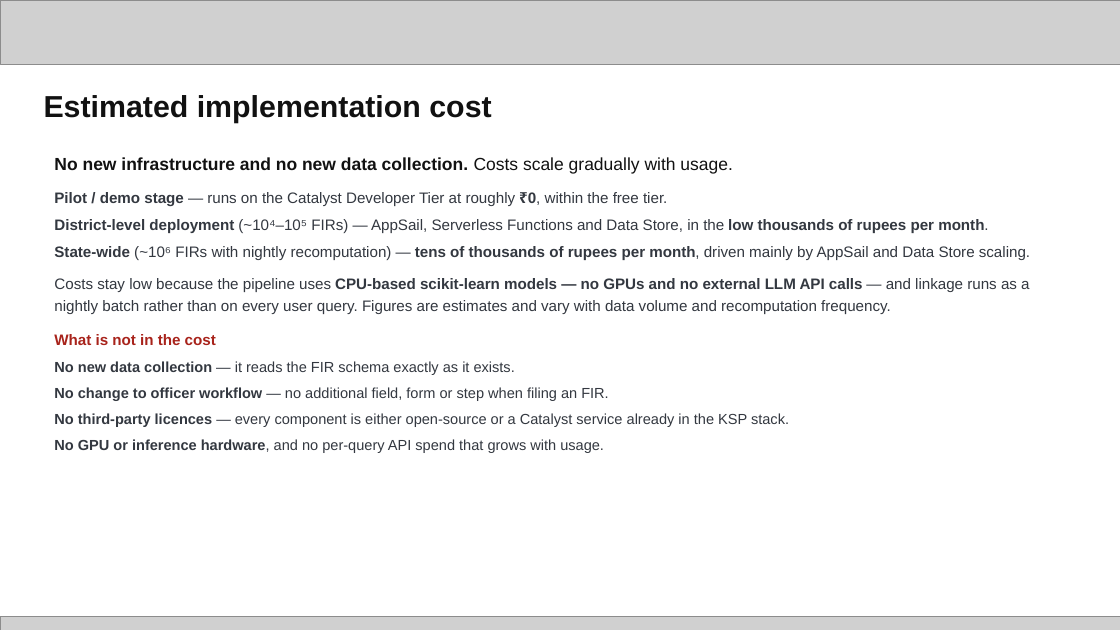
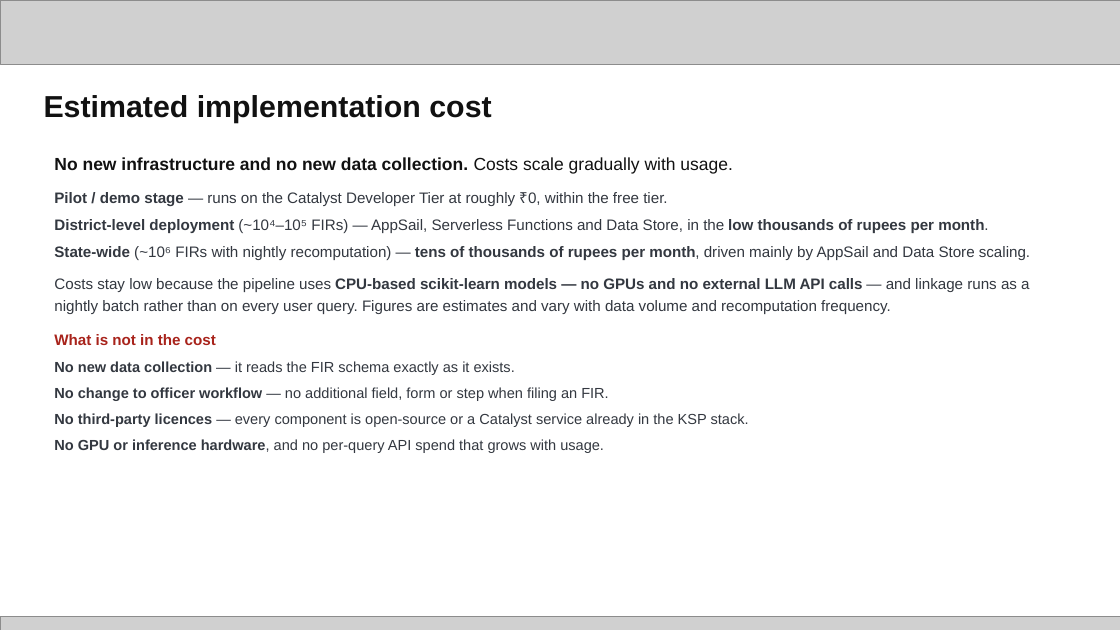
Before and after one commit to whysush/drishti-crimelink, a slide deck: slide 10 of docs/submission/Drishti_KSP_Datathon_2026_Prototype_Submission.pptx. Drawn at 1120x630 pixels with LibreOffice and Linux fonts; fonts in the diff are those of the drawing; grey boxes stand for pictures. Boxes give left, top, right and bottom in pixels: in the first picture for what was removed or moved away, otherwise in the second. Text is boxed around its words. In the diff, an @@ line names an element or a change of style, - is before the commit and + after.

```diff
--- a/docs/submission/Drishti_KSP_Datathon_2026_Prototype_Submission.pptx
+++ b/docs/submission/Drishti_KSP_Datathon_2026_Prototype_Submission.pptx
@@ text at [54,192,667,206]: bold off in "₹0," @@
@@ text at [54,413,749,427]: text changed @@
-No third-party licences — every component is either open-source or a Catalyst service already in the KSP stack.
+No third-party licences — every component is open-source or a Catalyst service already in the KSP stack.
```
Also in this commit, not shown: 11 other slides changed, 3 slides added, 1 slide removed, 2 other files.
